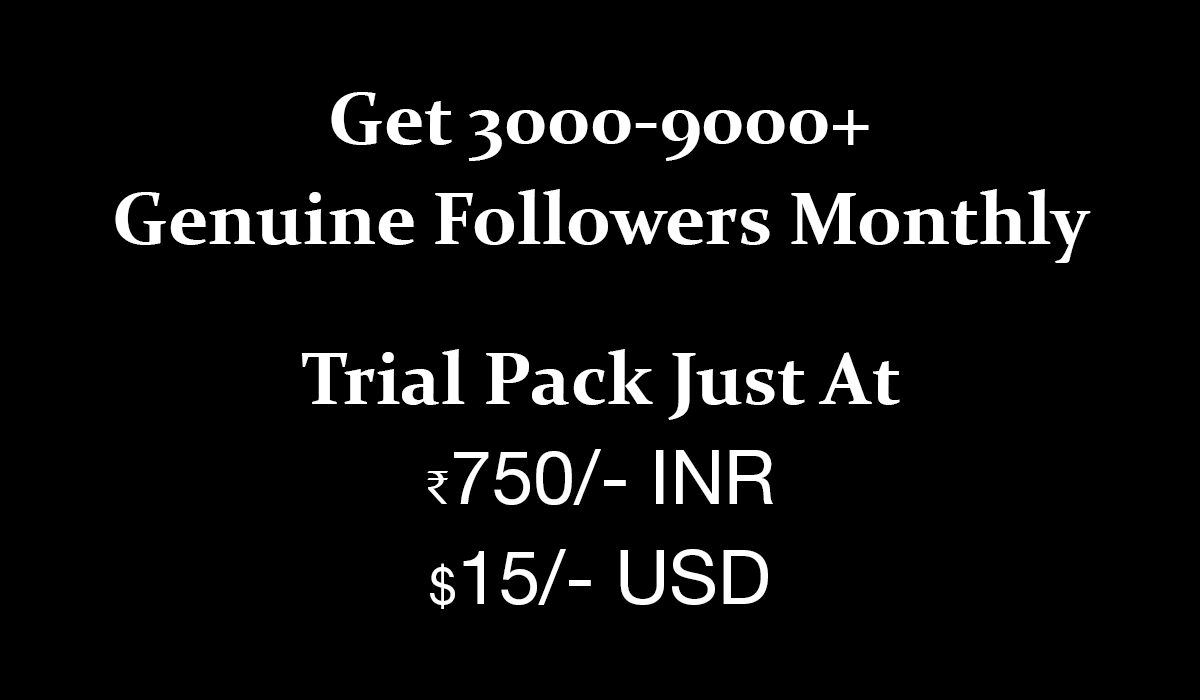
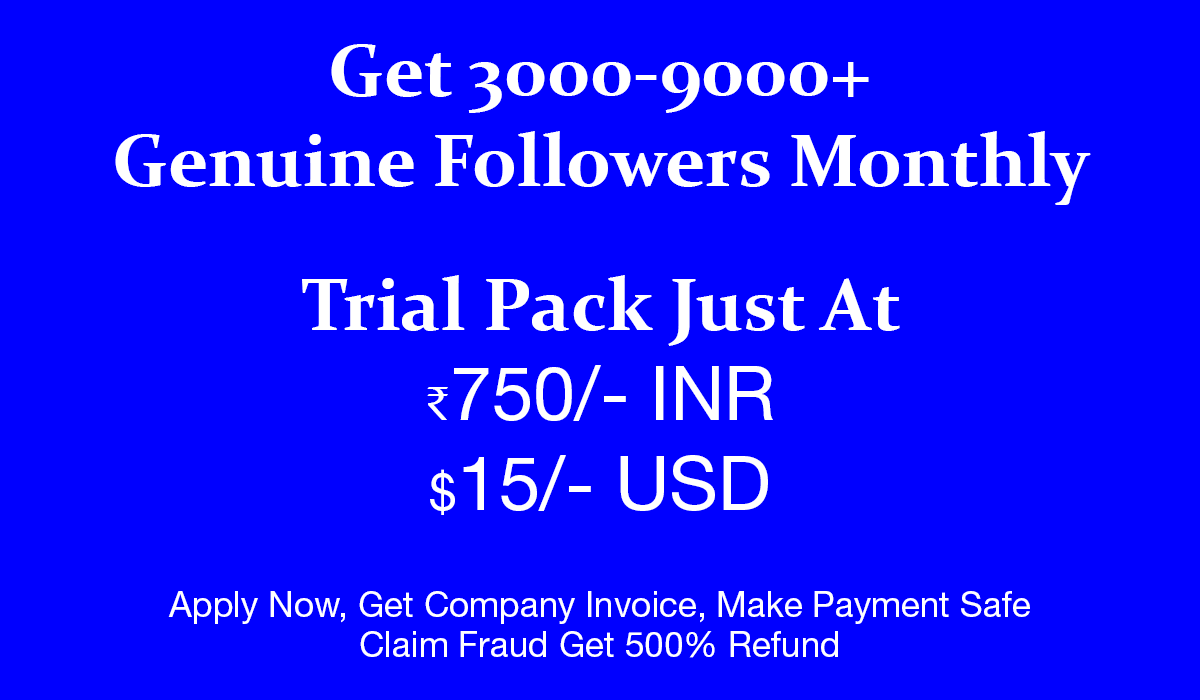
Comparing the layer stacks of the two 1200px x 700px images. Changes:
painted on "Get 3000-9000+ Genuine Followers Monthly" (1st of 2) over [115, 44, 1091, 658]
